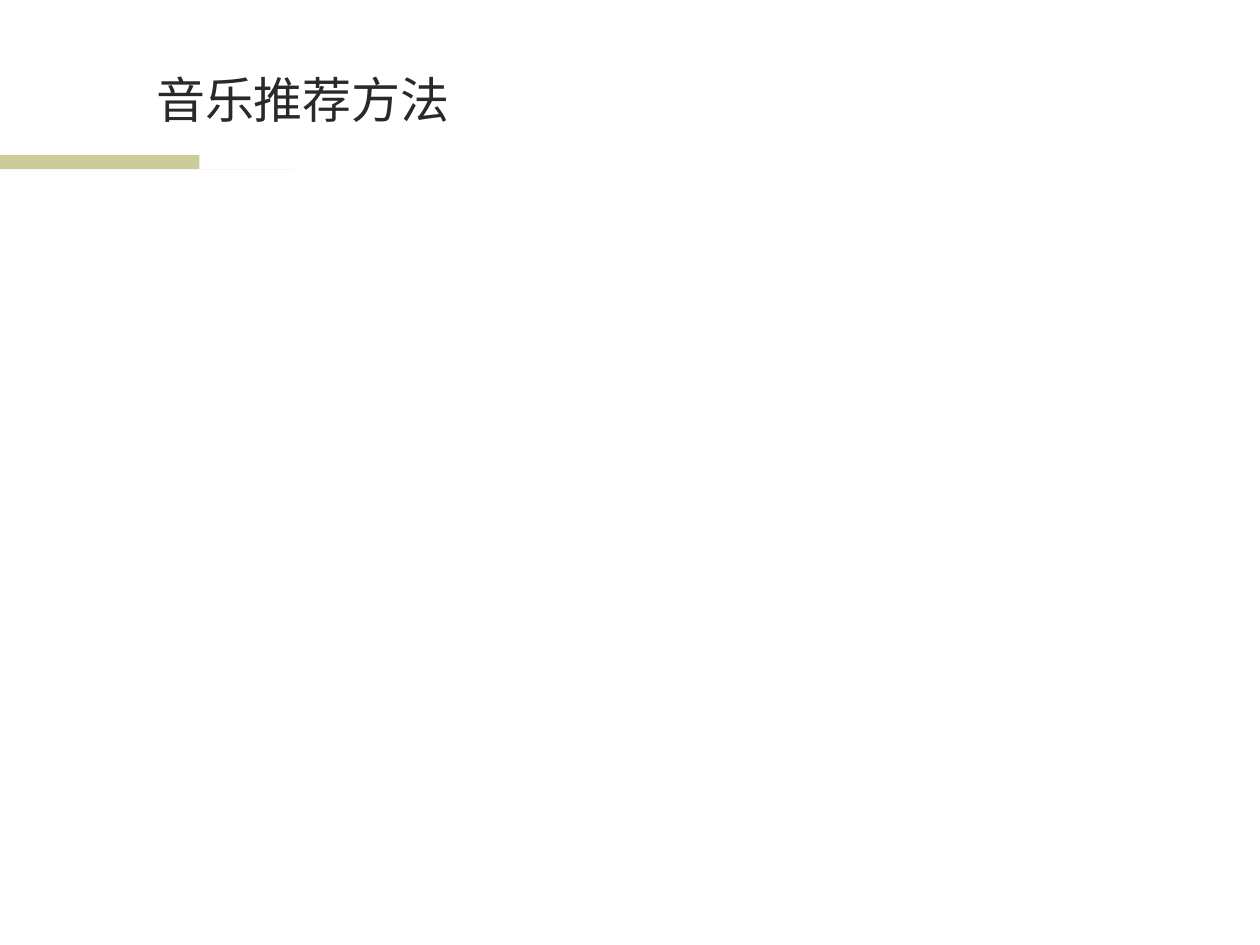
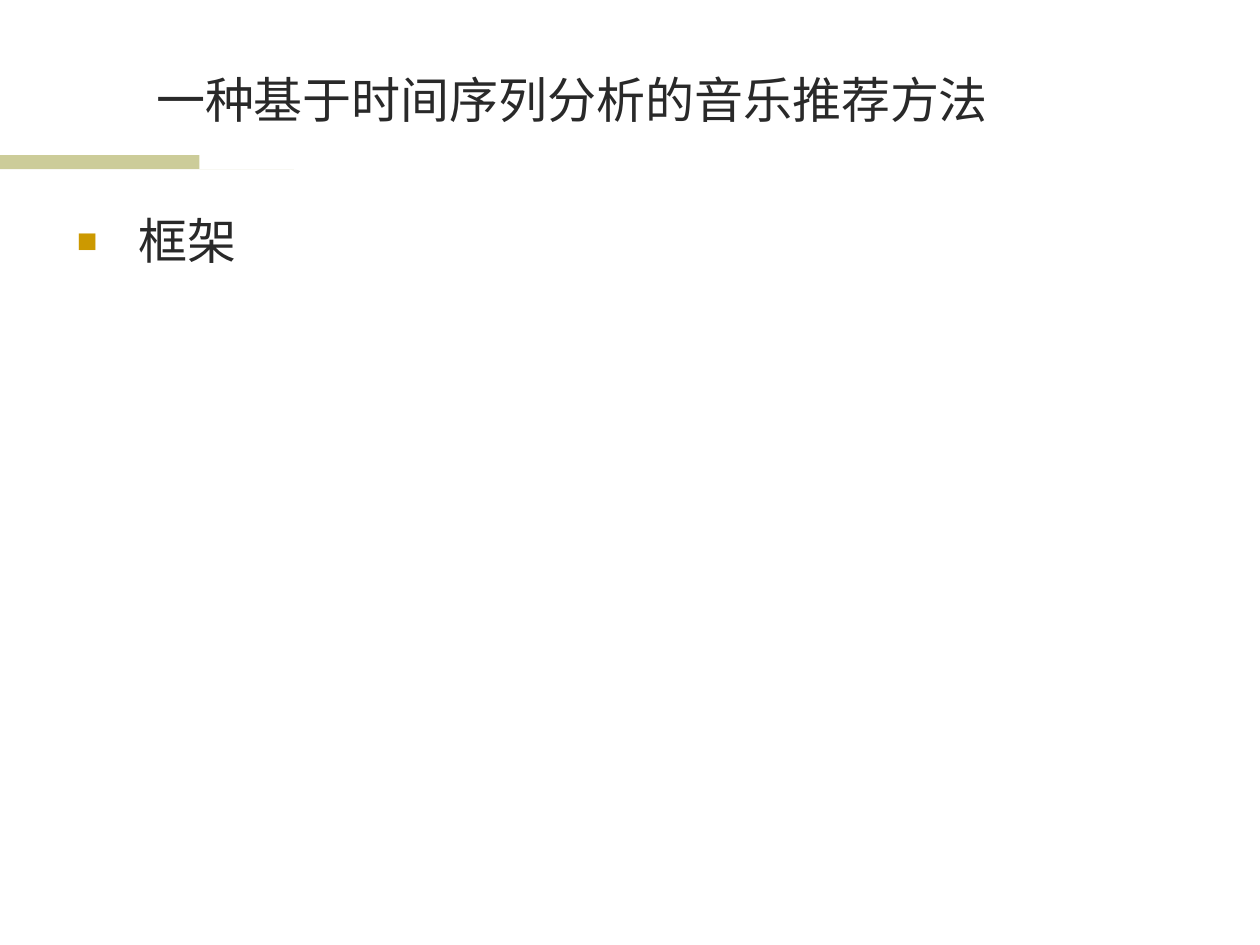
Before and after one commit to wwssttt/NJUThesis, a slide deck: slide 6 of ppt/一种基于时间序列分析的个性化音乐推荐系统及其实现.ppt. Drawn at 1260x945 pixels with LibreOffice and Linux fonts; fonts in the diff are those of the drawing; background and template pictures are left out. Boxes give left, top, right and bottom in pixels: in the first picture for what was removed or moved away, otherwise in the second. Text is boxed around its words. In the diff, an @@ line names an element or a change of style, - is before the commit and + after.

Commit message:
ppt框架

```diff
--- a/ppt/一种基于时间序列分析的个性化音乐推荐系统及其实现.ppt
+++ b/ppt/一种基于时间序列分析的个性化音乐推荐系统及其实现.ppt
@@ title at (156, 76, 988, 122): text changed @@
-音乐推荐方法
+一种基于时间序列分析的音乐推荐方法
@@ text added at (139, 217, 237, 263), 28 pt, text #292929 @@
+■ 框架
```
Also in this commit, not shown: 5 other slides changed, 8 slides added, 4 slides removed, 1 other file.
